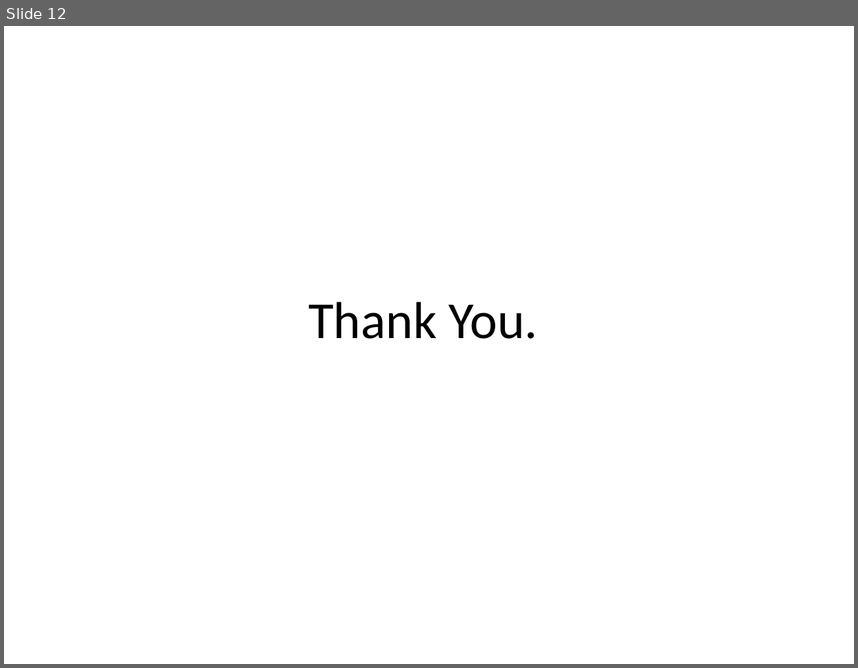
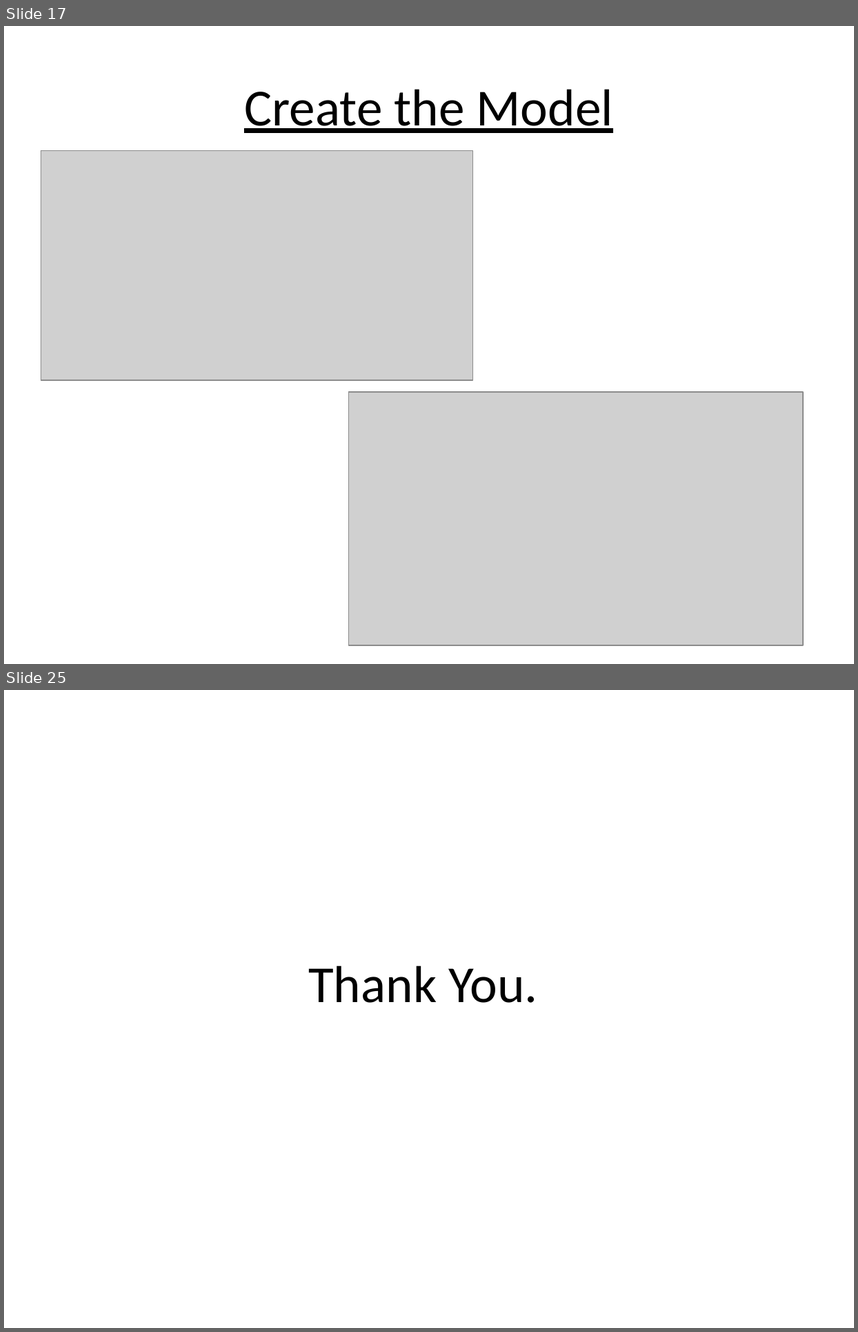
Before and after one commit to abhilashsaj/Simple-Recurrent-Neural-Network-with-Keras, a slide deck: Recurrent Neural Networks.pptx. Shown one above the other, each under a label of ours: slide 12 before the commit, slides 17 and 25 after it; the slides between them are not shown. The pictures are 858x668 and 858x1332 pixels, drawn with LibreOffice and Linux fonts; fonts in the diff are those of the drawing; grey boxes stand for pictures. Boxes give left, top, right and bottom in pixels: in the first picture for what was removed or moved away, otherwise in the second. Text is boxed around its words. In the diff, an @@ line names an element or a change of style, - is before the commit and + after.

```diff
--- a/Recurrent Neural Networks.pptx
+++ b/Recurrent Neural Networks.pptx
@@ slide 17 added at bbox=[4, 26, 854, 664], background #FFFFFF @@
@@ title added at bbox=[244, 89, 613, 133], 44 pt, text #000000, underline @@
+Create the Model
@@ picture added at bbox=[41, 151, 473, 381] @@
@@ picture added at bbox=[349, 392, 803, 645] @@
@@ what was slide 12 is now slide 25 @@
```
Also in this commit, not shown: 8 slides changed, 12 other slides added, 1 other file.
